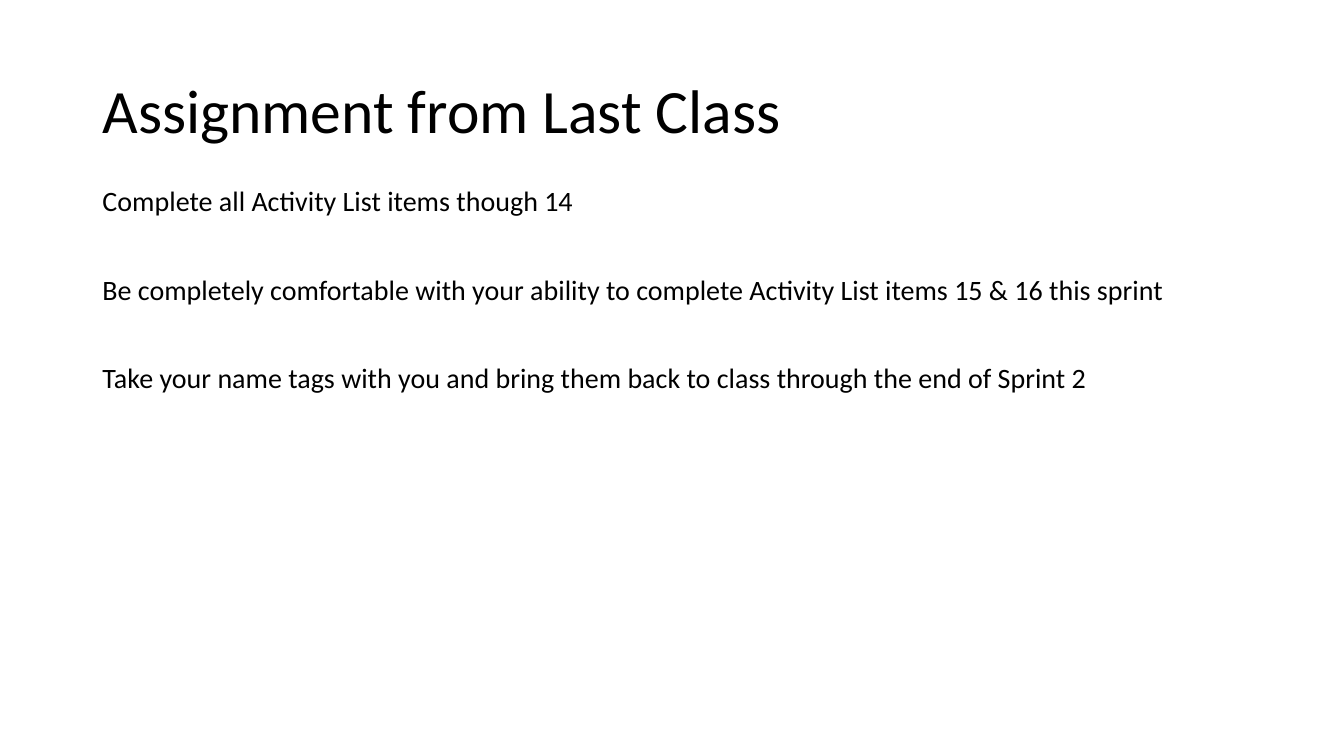
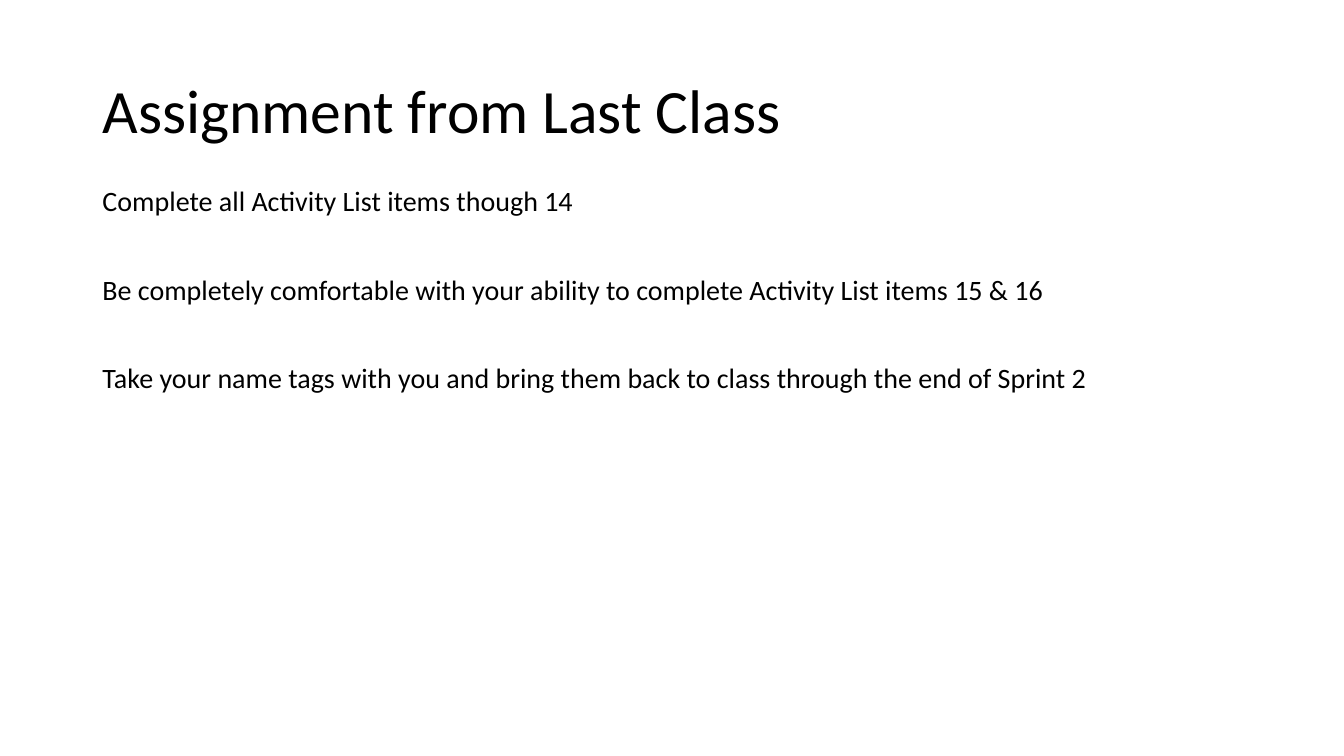
Before and after one commit to EricJPogue/CPSC-24500, a slide deck: slide 2 of lecture-slides/2019-09-04.pptx. Drawn at 1344x756 pixels with LibreOffice and Linux fonts; fonts in the diff are those of the drawing. Boxes give left, top, right and bottom in pixels: in the first picture for what was removed or moved away, otherwise in the second. Text is boxed around its words. In the diff, an @@ line names an element or a change of style, - is before the commit and + after.

```diff
--- a/lecture-slides/2019-09-04.pptx
+++ b/lecture-slides/2019-09-04.pptx
@@ text at [102,280,1042,305]: text changed @@
-Be completely comfortable with your ability to complete Activity List items 15 & 16 this sprint
+Be completely comfortable with your ability to complete Activity List items 15 & 16
```
Also in this commit, not shown: 2 other slides changed, 1 other file.
